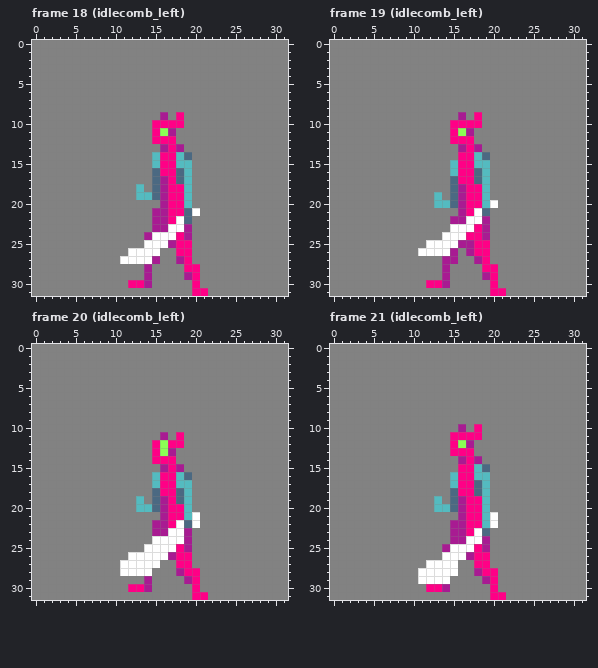
One commit to this pixel-art file: Assets/Art/MrFish.aseprite. The picture above was drawn from the file before the commit.
32x32 pixels, 103 frames. Shown: frame 18 (idlecomb_left), frame 19 (idlecomb_left), frame 20 (idlecomb_left), frame 21 (idlecomb_left). The commit also changed other frames, which this record leaves out.
The same view after the edit:
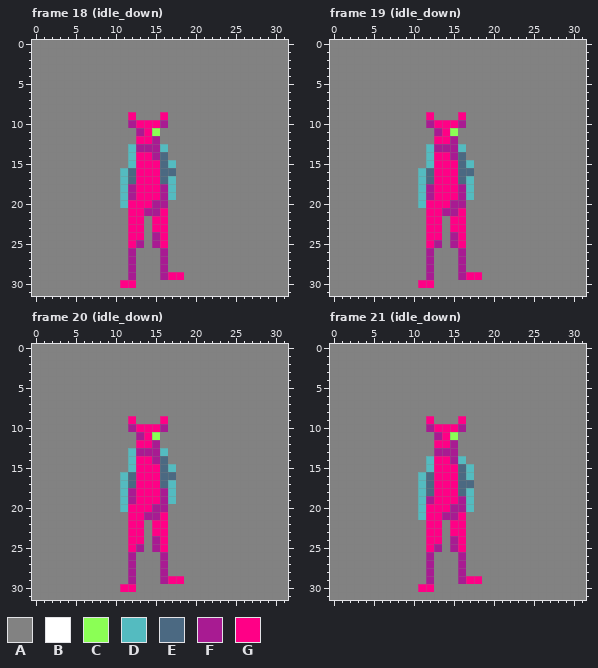
Palette (. is transparent): A #828282  B #ffffff  C #8bff55  D #54bbc0  E #4b6982  F #a81b92  G #ff0086
Commit: adds missing idle animations
Difference:
--- frame 18 (idle_down), layers "armnear", "weaponnear", "body"
@@ x 9..23 @@
  8 AAAAAAAAAAAAAAA
- 9 AAAAAAAFAGAAAAA
-10 AAAAAAGGGGAAAAA
-11 AAAAAAGCFAAAAAA
-12 AAAAAAGGGAAAAAA
-13 AAAAAAAFGFAAAAA
-14 AAAAAADGGDEAAAA
-15 AAAAAADGGDDAAAA
-16 AAAAAAEGGEDAAAA
-17 AAAAAAEFGEDAAAA
-18 AAAADAEFGGDAAAA
-19 AAAADDEFGGDAAAA
-20 AAAAAAAFGGDAAAA
-21 AAAAAAFFGGEBAAA
-22 AAAAAAFFGBEAAAA
-23 AAAAAAFFBBFAAAA
-24 AAAAAFBBBGFAAAA
-25 AAAAABBBFGGAAAA
-26 AAABBBBAAGGAAAA
-27 AABBBBFAAFGAAAA
-28 AAAAAFAAAAGGAAA
-29 AAAAAFAAAAFGAAA
-30 AAAGGFAAAAAGAAA
-31 AAAAAAAAAAAGGAA
+ 9 AAAGAAAGAAAAAAA
+10 AAAFGGGFAAAAAAA
+11 AAAAFGCAAAAAAAA
+12 AAAAGGFAAAAAAAA
+13 AAADFFFDAAAAAAA
+14 AAADGGFEAAAAAAA
+15 AAADGGGEDAAAAAA
+16 AADEGGGEEAAAAAA
+17 AADEGGGEDAAAAAA
+18 AADFGGGFDAAAAAA
+19 AADFGGGFDAAAAAA
+20 AADGGGFFAAAAAAA
+21 AAAGGFFGAAAAAAA
+22 AAAGGAGGAAAAAAA
+23 AAAGGAGGAAAAAAA
+24 AAAGGAFGAAAAAAA
+25 AAAGFAFGAAAAAAA
+26 AAAFAAAFAAAAAAA
+27 AAAFAAAFAAAAAAA
+28 AAAFAAAFAAAAAAA
+29 AAAFAAAFGGAAAAA
+30 AAGGAAAAAAAAAAA
+31 AAAAAAAAAAAAAAA
--- frame 19 (idle_down), layers "armnear", "weaponnear", "body"
@@ x 9..23 @@
  8 AAAAAAAAAAAAAAA
- 9 AAAAAAAFAGAAAAA
-10 AAAAAAGGGGAAAAA
-11 AAAAAAGCFAAAAAA
-12 AAAAAAGGGAAAAAA
-13 AAAAAAAFGFAAAAA
-14 AAAAAAAGGDEAAAA
-15 AAAAAADGGDDAAAA
-16 AAAAAADGGEDAAAA
-17 AAAAAAEGGEDAAAA
-18 AAAAAAEFGGDAAAA
-19 AAAADAEFGGDAAAA
-20 AAAADDEFGGDBAAA
-21 AAAAAAAFGBEAAAA
-22 AAAAAAFFBBFAAAA
-23 AAAAAABBBGFAAAA
-24 AAAAABBBGGFAAAA
-25 AAABBBBFFGGAAAA
-26 AABBBBFAFGGAAAA
-27 AAAAAFFAAFGAAAA
-28 AAAAAFAAAAGGAAA
-29 AAAAAFAAAAFGAAA
-30 AAAGGFAAAAAGAAA
-31 AAAAAAAAAAAGGAA
+ 9 AAAGAAAGAAAAAAA
+10 AAAFGGGFAAAAAAA
+11 AAAAFGCAAAAAAAA
+12 AAAAGGFAAAAAAAA
+13 AAADFFFDAAAAAAA
+14 AAADGGFEAAAAAAA
+15 AAADGGGEDAAAAAA
+16 AADEGGGEEAAAAAA
+17 AADEGGGEDAAAAAA
+18 AADFGGGFDAAAAAA
+19 AADFGGGFDAAAAAA
+20 AADGGGFFAAAAAAA
+21 AAAGGFFGAAAAAAA
+22 AAAGGAGGAAAAAAA
+23 AAAGGAGGAAAAAAA
+24 AAAGGAFGAAAAAAA
+25 AAAGFAFGAAAAAAA
+26 AAAFAAAFAAAAAAA
+27 AAAFAAAFAAAAAAA
+28 AAAFAAAFAAAAAAA
+29 AAAFAAAFGGAAAAA
+30 AAGGAAAAAAAAAAA
+31 AAAAAAAAAAAAAAA
--- frame 20 (idle_down), layers "armnear", "weaponnear", "body"
@@ x 9..23 @@
  8 AAAAAAAAAAAAAAA
- 9 AAAAAAAAAAAAAAA
-10 AAAAAAAAAAAAAAA
-11 AAAAAAAFAGAAAAA
-12 AAAAAAGCGGAAAAA
-13 AAAAAAGCFAAAAAA
-14 AAAAAAGGGAAAAAA
-15 AAAAAAAFGFAAAAA
-16 AAAAAADGGDEAAAA
-17 AAAAAADGGDDAAAA
-18 AAAAAAEGGEDAAAA
-19 AAAADAEFGEDAAAA
-20 AAAADDEFGGDAAAA
-21 AAAAAAAFGGDBAAA
-22 AAAAAAFFGBEBAAA
-23 AAAAAAFFBBFAAAA
-24 AAAAAABBBBFAAAA
-25 AAAAABBBBGFAAAA
-26 AAABBBBBFGGAAAA
-27 AABBBBBAAGGAAAA
-28 AABBBBAAAFGGAAA
-29 AAAAAFAAAAFGAAA
-30 AAAGGFAAAAAGAAA
-31 AAAAAAAAAAAGGAA
+ 9 AAAGAAAGAAAAAAA
+10 AAAFGGGFAAAAAAA
+11 AAAAFGCAAAAAAAA
+12 AAAAGGFAAAAAAAA
+13 AAADFFFDAAAAAAA
+14 AAADGGFEAAAAAAA
+15 AAADGGGEDAAAAAA
+16 AADEGGGEEAAAAAA
+17 AADEGGGEDAAAAAA
+18 AADFGGGFDAAAAAA
+19 AADFGGGFDAAAAAA
+20 AADGGGFFAAAAAAA
+21 AAAGGFFGAAAAAAA
+22 AAAGGAGGAAAAAAA
+23 AAAGGAGGAAAAAAA
+24 AAAGGAFGAAAAAAA
+25 AAAGFAFGAAAAAAA
+26 AAAFAAAFAAAAAAA
+27 AAAFAAAFAAAAAAA
+28 AAAFAAAFAAAAAAA
+29 AAAFAAAFGGAAAAA
+30 AAGGAAAAAAAAAAA
+31 AAAAAAAAAAAAAAA
--- frame 21 (idle_down), layers "armnear", "weaponnear", "body"
@@ x 9..23 @@
  8 AAAAAAAAAAAAAAA
- 9 AAAAAAAAAAAAAAA
-10 AAAAAAAFAGAAAAA
-11 AAAAAAGGGGAAAAA
-12 AAAAAAGCFAAAAAA
-13 AAAAAAGGGAAAAAA
-14 AAAAAAAFGFAAAAA
-15 AAAAAAAGGDEAAAA
-16 AAAAAADGGDDAAAA
-17 AAAAAADGGEDAAAA
-18 AAAAAAEGGEDAAAA
-19 AAAADAEFGGDAAAA
-20 AAAADDEFGGDAAAA
-21 AAAAAAAFGGDBAAA
-22 AAAAAAFFGGDBAAA
-23 AAAAAAFFGBEAAAA
-24 AAAAAAFFBBFAAAA
-25 AAAAAFBBBGFAAAA
-26 AAAAABBBFGGAAAA
-27 AAABBBBAAGGAAAA
-28 AABBBBBAAFGGAAA
-29 AABBBBAAAAFGAAA
-30 AAAGGFAAAAAGAAA
-31 AAAAAAAAAAAGGAA
+ 9 AAAGAAAGAAAAAAA
+10 AAAFGGGFAAAAAAA
+11 AAAAFGCAAAAAAAA
+12 AAAAGGFAAAAAAAA
+13 AAAAFFFAAAAAAAA
+14 AAADGGFDAAAAAAA
+15 AAADGGGEDAAAAAA
+16 AADEGGGEDAAAAAA
+17 AADEGGGEEAAAAAA
+18 AADEGGGEDAAAAAA
+19 AADFGGGFDAAAAAA
+20 AADGGGFFDAAAAAA
+21 AADGGFFGAAAAAAA
+22 AAAGGAGGAAAAAAA
+23 AAAGGAGGAAAAAAA
+24 AAAGGAFGAAAAAAA
+25 AAAGFAFGAAAAAAA
+26 AAAFAAAFAAAAAAA
+27 AAAFAAAFAAAAAAA
+28 AAAFAAAFAAAAAAA
+29 AAAFAAAFGGAAAAA
+30 AAGGAAAAAAAAAAA
+31 AAAAAAAAAAAAAAA
